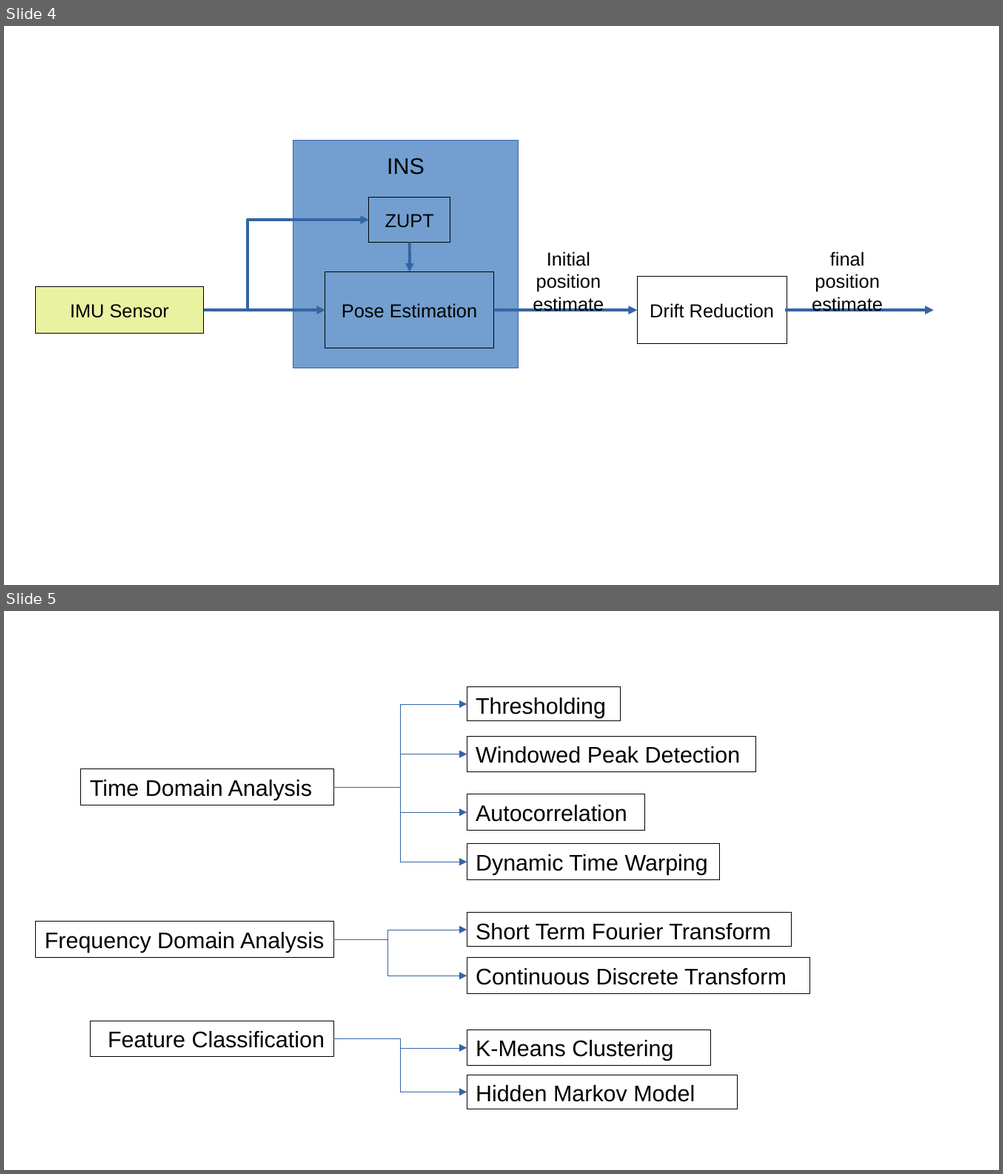
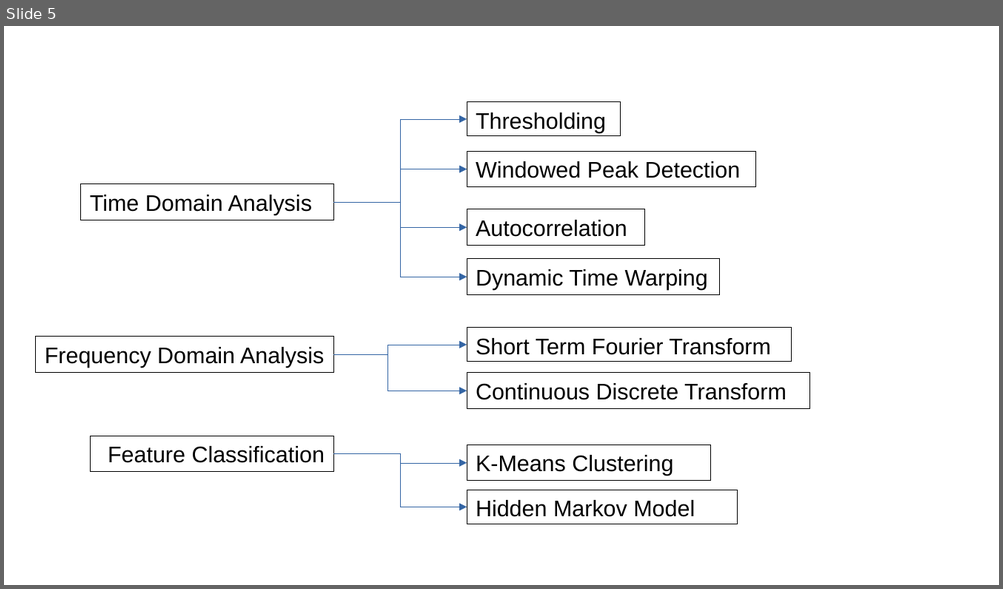
Before and after one commit to xiaohushaoxiang/Thesis-Report, a slide deck: diagramsv2.odp. Shown one above the other, each under a label of ours: slides 4 and 5 before the commit, slide 5 after it. The pictures are 1003x1174 and 1003x589 pixels, drawn with LibreOffice and Linux fonts; fonts in the diff are those of the drawing. Boxes give left, top, right and bottom in pixels: in the first picture for what was removed or moved away, otherwise in the second. Text is boxed around its words. In the diff, an @@ line names an element or a change of style, - is before the commit and + after.

```diff
--- a/diagramsv2.odp
+++ b/diagramsv2.odp
@@ slide 4 removed at box(4, 26, 999, 585), background #FFFFFF @@
@@ rectangle removed at box(293, 141, 518, 368) @@
@@ text removed at box(387, 158, 424, 175) @@
-INS
@@ rectangle removed at box(369, 198, 449, 243) @@
-ZUPT
@@ elbow arrow removed from (204, 310) to (369, 220) @@
@@ arrow removed from (410, 243) to (410, 272) @@
@@ text removed at box(532, 252, 603, 312) @@
-Initial position estimate
@@ text removed at box(811, 252, 882, 312) @@
-final position estimate
@@ rectangle removed at box(36, 286, 205, 334) @@
-IMU Sensor
@@ rectangle removed at box(325, 272, 494, 349) @@
-Pose Estimation
@@ rectangle removed at box(637, 277, 786, 343) @@
-Drift Reduction
@@ arrow removed from (204, 310) to (325, 310) @@
@@ arrow removed from (495, 310) to (637, 310) @@
@@ arrow removed from (785, 310) to (933, 310) @@
```
Also in this commit, not shown: 3 slides changed, 1 slide added, 24 other files.
